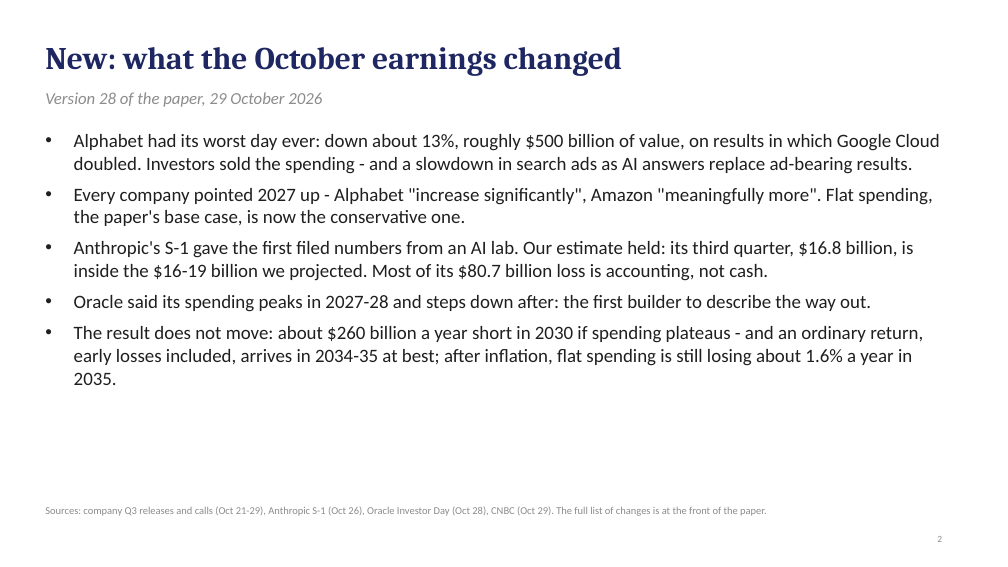
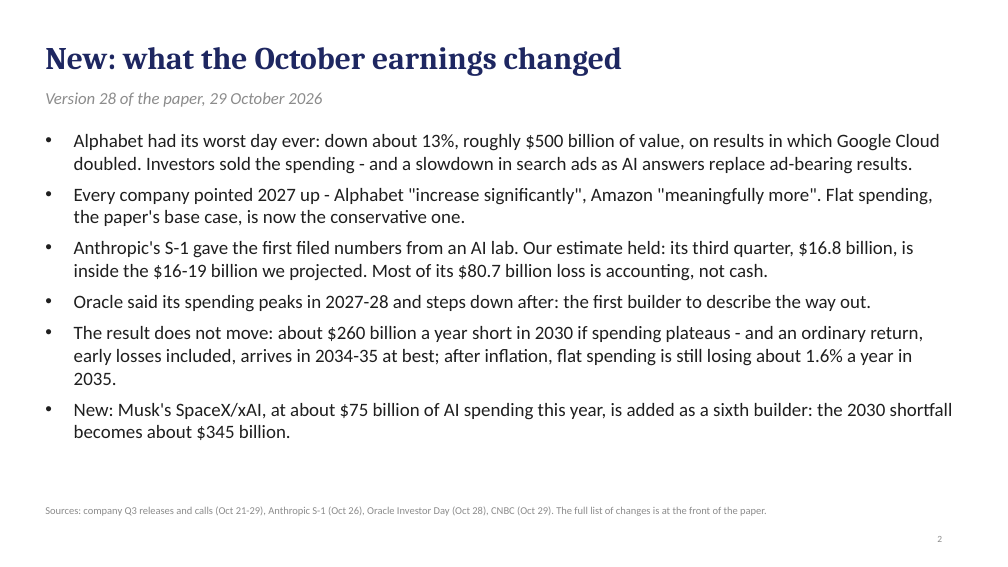
Before and after one commit to desfitz/ai-compute-limits, a slide deck: slide 2 of paper/easy_deck_v29.pptx. Drawn at 1008x567 pixels with LibreOffice and Linux fonts; fonts in the diff are those of the drawing. Boxes give left, top, right and bottom in pixels: in the first picture for what was removed or moved away, otherwise in the second. Text is boxed around its words. In the diff, an @@ line names an element or a change of style, - is before the commit and + after.

```diff
--- a/paper/easy_deck_v29.pptx
+++ b/paper/easy_deck_v29.pptx
@@ text at [74,403,953,440]: paragraph added @@
+• New: Musk's SpaceX/xAI, at about $75 billion of AI spending this year, is added as a sixth builder: the 2030 shortfall becomes about $345 billion.
```
Also in this commit, not shown: 1 other slide changed, 1 slide added, 8 other files.
